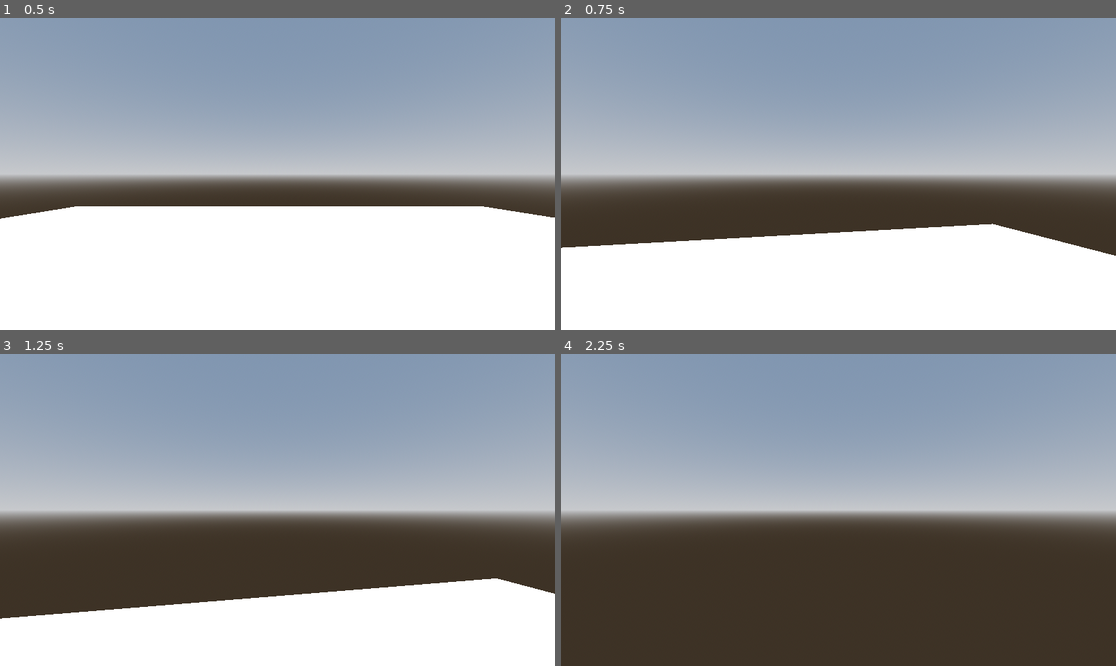
Above: before the commit, frames 1-4 (two rows, left to right).
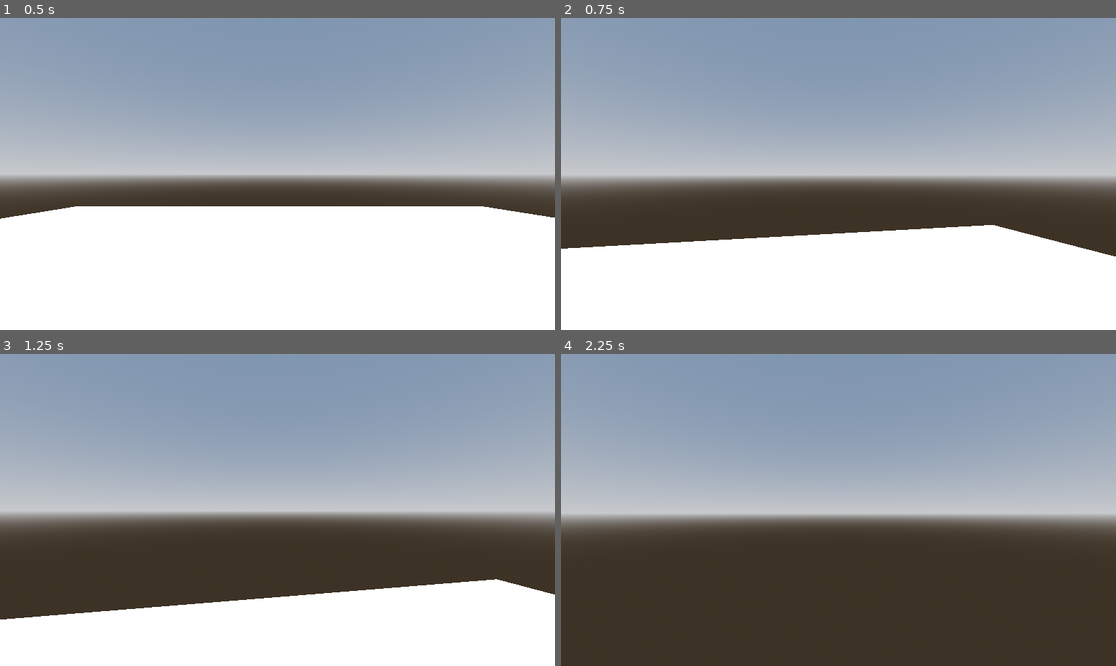
Above: after the commit, the same moments.

Repository: MrDragonMister/Raid_And_Rescue
Game: Godot game, scene res://node.tscn
The game is run twice, just before and just after one commit, with the same random seed, the same clock (stepped at 60 frames per second) and the same inputs.
Inputs (mouse positions are in pixels of both pictures, inside the frame that each line leads up to):
- Up to frame 1 (0.5 s): no input
- Up to frame 2 (0.75 s): tap Enter (ui_accept) at 0.5 s; move the mouse to (866, 174) at 0.52 s; hold Up (ui_up) from 0.53 s (still down)
- Up to frame 3 (1.25 s): keep holding Up (ui_up); tap Enter (ui_accept) at 0.77 s
- Up to frame 4 (2.25 s): keep holding Up (ui_up); move the mouse to (810, 510) at 1.27 s; tap Enter (ui_accept) at 1.52 s; move the mouse to (849, 503) at 2.02 s

Frame 1 is identical in both runs. In frame 2, 0.3% of the frame differs, in the area x 0-100%, y 65-77%; in frame 3, 0.3%; in frame 4, 2.8%, in the area x 0-100%, y 50-54%.

Commit message:
Update Player.gd

Diff:
--- a/Player.gd
+++ b/Player.gd
@@ -38,10 +38,13 @@
 func _unhandled_input(event: InputEvent) -> void:
 	if event is InputEventMouseMotion:
 		player.rotate_y(-event.relative.x * SENSITIVITY)
-		campoint.rotate_x(-event.relative.y * SENSITIVITY)
-		campoint.rotation.x = clamp(campoint.rotation.x, deg_to_rad(-40), deg_to_rad(60))
-		#active_camera.rotate_x(-event.relative.y * SENSITIVITY)
-		#active_camera.rotation.x = clamp(active_camera.rotation.x, deg_to_rad(-40), deg_to_rad(60))
+		if active_camera == camera1:
+			active_camera.rotate_x(-event.relative.y * SENSITIVITY)
+			active_camera.rotation.x = clamp(active_camera.rotation.x, deg_to_rad(-40), deg_to_rad(60))
+		if active_camera == camera2:
+			campoint.rotate_x(-event.relative.y * SENSITIVITY * -1)
+			campoint.rotation.x = clamp(campoint.rotation.x, deg_to_rad(-40), deg_to_rad(20))
+
 
 
 func _physics_process(delta: float) -> void:
